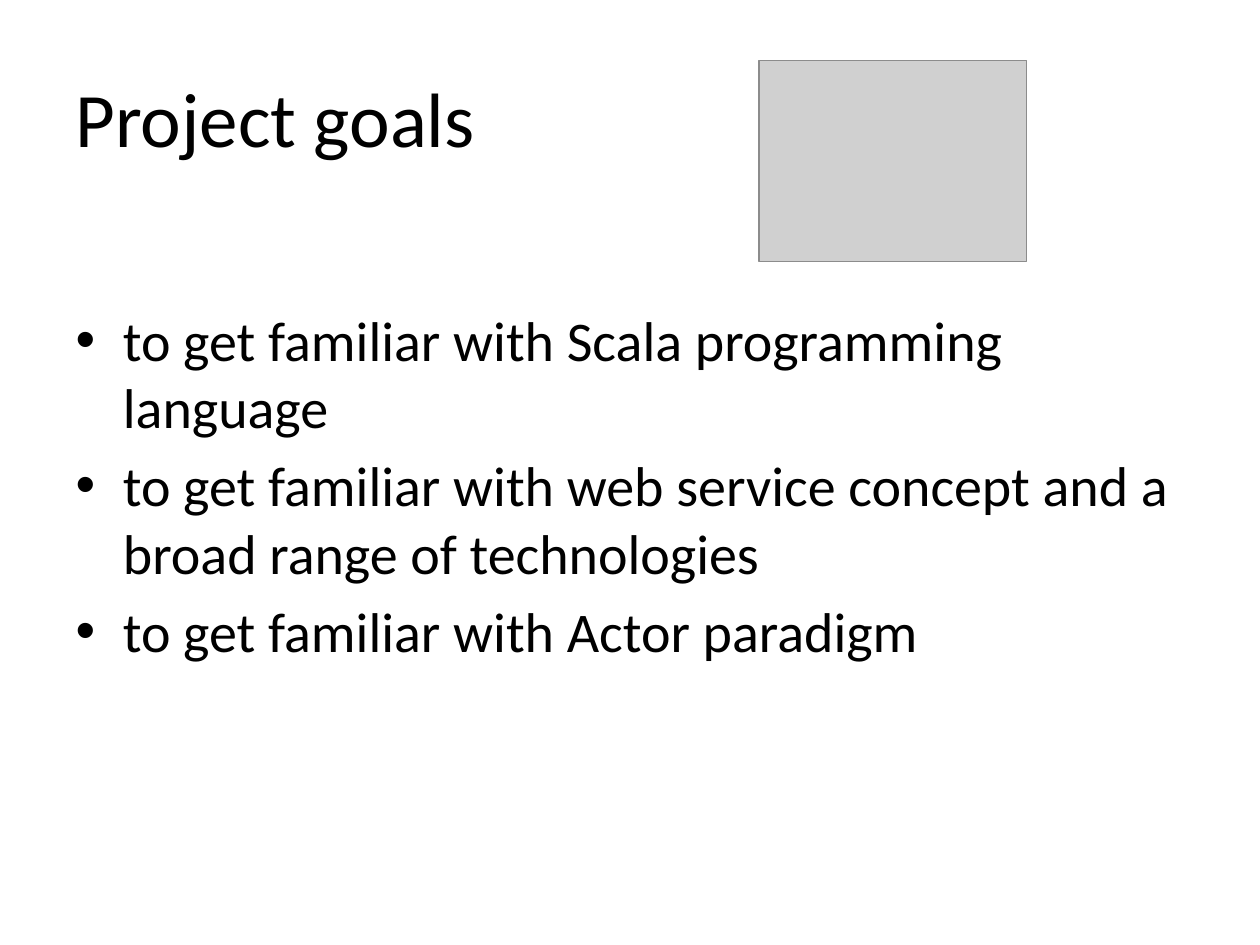
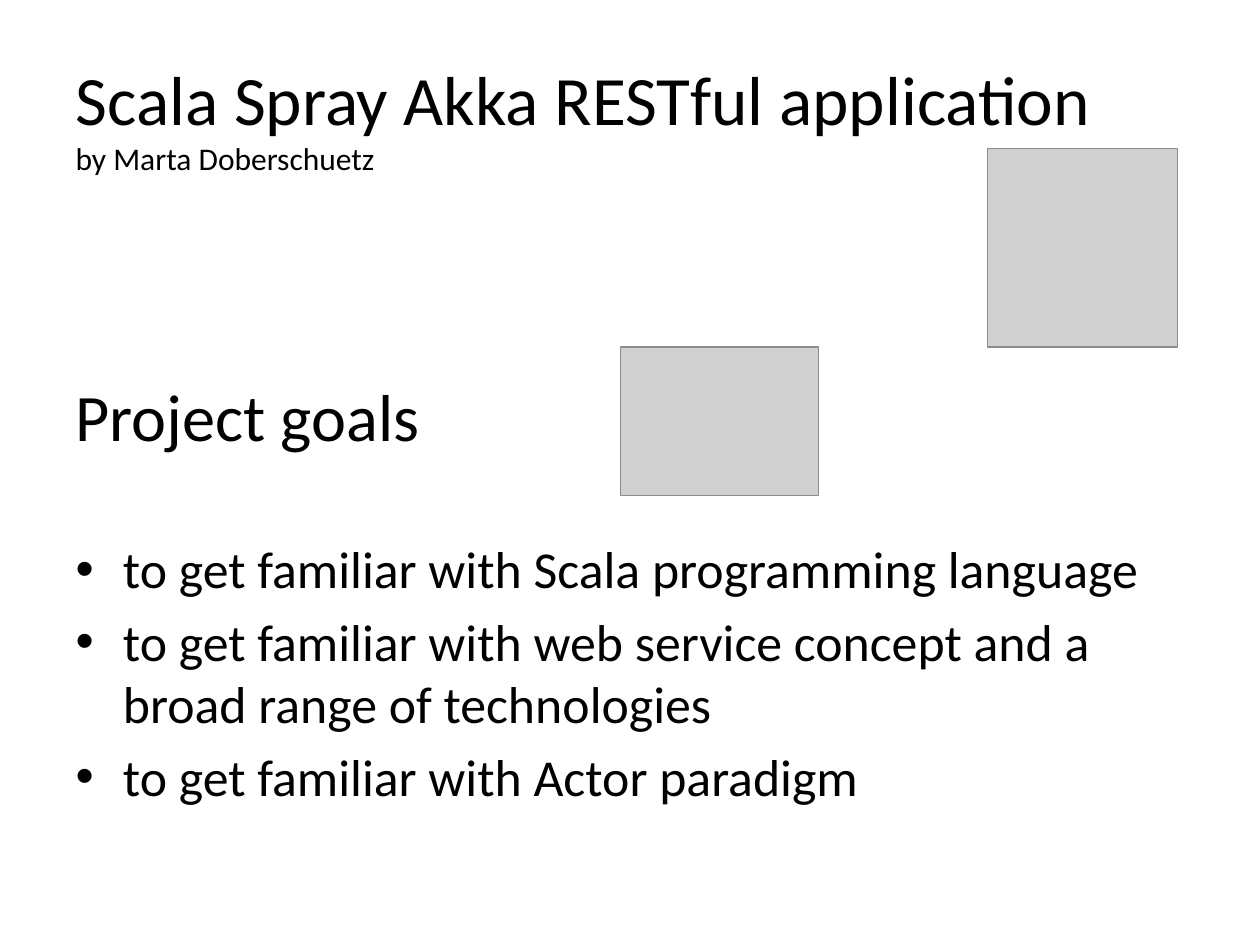
Before and after one commit to martadoberschuetz/scala, a slide deck: slide 1 of project presentation final.pptx (slide 2 before the commit). Drawn at 1260x945 pixels with LibreOffice and Linux fonts; fonts in the diff are those of the drawing; grey boxes stand for pictures. Boxes give left, top, right and bottom in pixels: in the first picture for what was removed or moved away, otherwise in the second. Text is boxed around its words. In the diff, an @@ line names an element or a change of style, - is before the commit and + after.

```diff
--- a/project presentation final.pptx
+++ b/project presentation final.pptx
@@ title at (76, 77, 1089, 175): text changed; size 44 to 39.6 pt @@
-Project goals
+Scala Spray Akka RESTful application
+by Marta Doberschuetz
@@ picture removed at (759, 60, 1027, 261) @@
@@ picture added at (987, 149, 1177, 346) @@
@@ picture added at (620, 346, 818, 495) @@
@@ text at (76, 395, 420, 453): paragraph added @@
+Project goals
@@ text at (123, 552, 1138, 805): size 32 to 29.6 pt @@
```
Also in this commit, not shown: 6 other slides changed, 2 slides removed.
